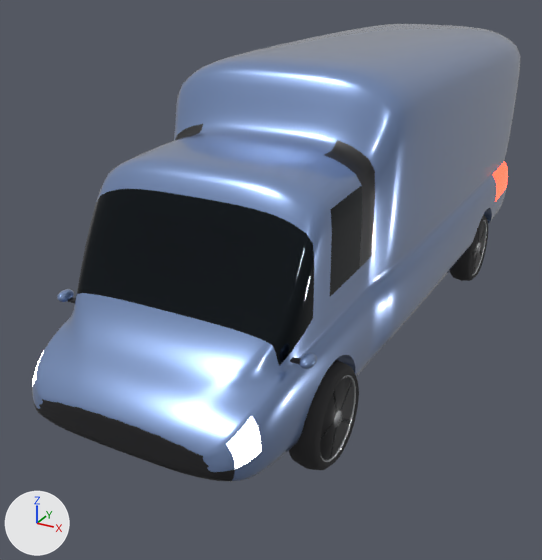
One commit to the glTF model public/models/blender/traffic_truck.glb: the scene before it, then after it.
Camera for both pictures: a camera (50 mm lens) standing at (3.16, -7.0, 3.96) and looking at (-0.36, -0.61, 0.77). The axes (+X, +Y, +Z) are drawn at lower left. The lights are the same throughout. The first picture is the older version. Where no turn or scale is listed for an object, it has been applied to the vertices. Vertices at exactly the same position are counted once.

In view in the first picture: 'Body', 'WheelMesh_Wheel_Front_L', 'WheelMesh_Wheel_Rear_L'.
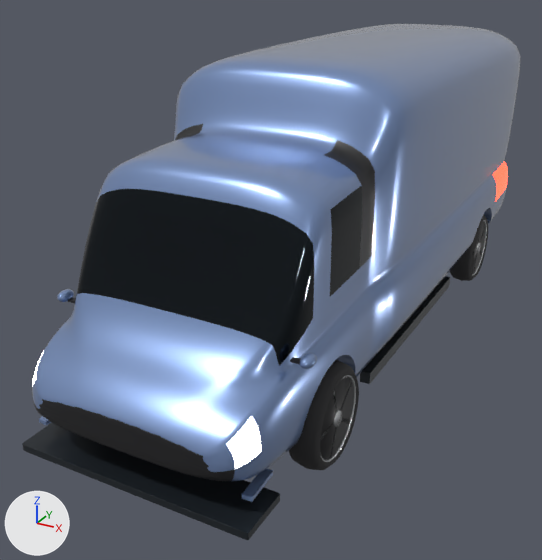
Location of each change, (x1, y1, x2, y2) in pixels of the pictures (542 x 560 px):
'Body', reshaped (13% taller): before (32, 24, 521, 482); after (22, 24, 521, 540)
part 1 of me_body, added: after (39, 416, 51, 425)
part 2 of me_body, added (blue): after (242, 469, 273, 502)
part 3 of me_body, added: after (22, 423, 280, 540)
part 4 of me_body, added: after (360, 276, 450, 384)

Edits to the bpy script that builds the scene:
```text
Add mat_aero_carbon:
    mat_aero_carbon = principled_material('Aero_Carbon')
    mat_aero_carbon.base_color = (0.018, 0.024, 0.031)  # dark grey #242b31
    mat_aero_carbon.metallic = 0.32
    mat_aero_carbon.roughness = 0.34
Change me_body:
    used by ob_body; location = (0.0, 0.0, 0.0)
    remove me_body.from_pydata(...)  # 4148 vertices, 8260 faces; spans x -1.2..1.19, y -3.55..3.5, z 0.42..3.1
    add me_body.from_pydata(...)  # 5108 vertices, 10140 faces; spans x -1.2..1.19, y -3.55..3.5, z 0.22..3.1
    me_body part 1: the loose piece of 96 vertices spanning x -1.13..-1.01, y -2.81..-2.75, z 1.25..1.27 is copied, and the copy is scaled about its middle by (0.709, 6.81, 1.75), then moved by (0.11, -0.42, -0.83), in mat_vehiclepaint (blue #7c95c4); it spans x -1.01..-0.91, y -3.37..-3.03, z 0.41..0.45
    me_body part 2: the loose piece of 96 vertices spanning x 1.01..1.13, y -2.81..-2.75, z 1.25..1.27 is copied, and the copy is scaled about its middle by (0.709, 6.81, 1.75), then moved by (-0.11, -0.42, -0.83), in mat_vehiclepaint (blue #7c95c4); it spans x 0.91..1.01, y -3.37..-3.03, z 0.41..0.45
    me_body part 3: the loose piece of 96 vertices spanning x 1.01..1.13, y -2.81..-2.75, z 1.25..1.27 is copied, and the copy is scaled about its middle by (17.7, 9.54, 3.23), then moved by (-1.07, -0.51, -1.01), in mat_aero_carbon (dark grey #242b31); it spans x -1.07..1.07, y -3.53..-3.05, z 0.22..0.28
    me_body part 4: the loose piece of 96 vertices spanning x 1.01..1.13, y -2.81..-2.75, z 1.25..1.27 is copied, and the copy is scaled about its middle by (0.828, 50.7, 5.96), then moved by (-0.06, 2.78, -0.94), in mat_aero_carbon (dark grey #242b31); it spans x 0.96..1.06, y -1.28..1.28, z 0.26..0.38
    other edits to the shape of me_body do not show in these pictures
    add me_body.materials.append(mat_aero_carbon)  # dark grey #242b31
```
